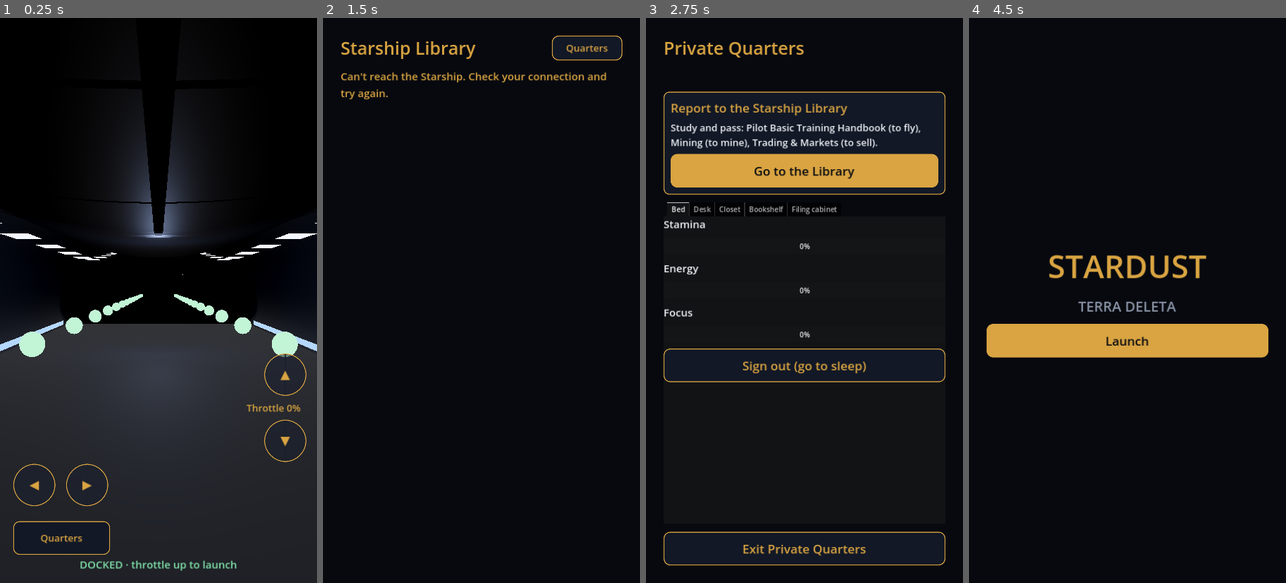
Above: before the commit, frames 1-4 (left to right).
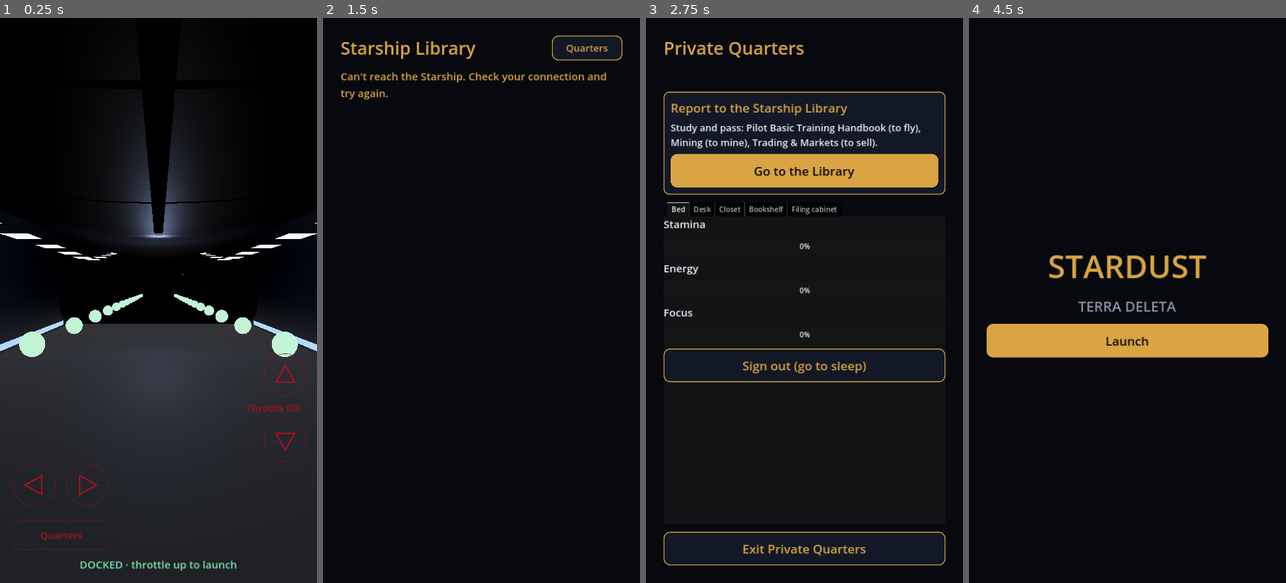
Above: after the commit, the same moments.

Repository: ProjectEvolutionEVE/stardust-server
Game: Godot game, scene res://scenes/bay.tscn
Same seed, same stepped clock (60 frames per second), same inputs: the game is played once before the commit and once after it. This scene is started directly instead of the project's main scene.
Inputs:
- Up to frame 1 (0.25 s): no input
- Up to frame 2 (1.5 s): click "Quarters" at 0.5 s; click "Go to the Library" at 1.25 s
- Up to frame 3 (2.75 s): click "Quarters" at 2 s
- Up to frame 4 (4.5 s): click "Go to the Library" at 2.75 s; click "Quarters" at 3.5 s; click "Sign out (go to sleep)" at 4.25 s

The runs differ from the first frame. In frame 1, 1.2% of the frame differs, in the area x 4-97%, y 59-95%; in frame 2, nothing differs; in frame 3, less than 0.1%; in frame 4, nothing differs.

Commit message:
Godot flight buttons: thin deep-red outlines, red text, outlined arrows, transparent inside; a tap glows 35% brighter for half a second (Eric 10-24)
Co-Authored-By: Claude Opus 5.5 <noreply@anthropic.com>

Diff:
--- a/godot/scripts/bay.gd
+++ b/godot/scripts/bay.gd
@@ -106,49 +106,86 @@
 	note.size = Vector2(640, 180)
 	note.horizontal_alignment = HORIZONTAL_ALIGNMENT_CENTER
 	root.add_child(note)
-	lib_btn = Ui.button("Go to the Starship Library")
-	lib_btn.position = Vector2(80, 330)
-	lib_btn.size = Vector2(560, 76)
+	lib_btn = _hud_button("Go to the Starship Library", Vector2(80, 330), Vector2(560, 76), 14, "")
 	lib_btn.visible = false
 	lib_btn.pressed.connect(func(): get_tree().change_scene_to_file("res://scenes/library.tscn"))
 	root.add_child(lib_btn)
-	var up := _round_button("▲", Vector2(600, 760))
+	var up := _hud_button("", Vector2(600, 760), Vector2(96, 96), 48, "up")
 	up.pressed.connect(func(): _set_throttle(throttle + 1))
 	root.add_child(up)
-	thr_label = Ui.label("Throttle 0%", 22, Ui.GOLD)
+	thr_label = Ui.label("Throttle 0%", 22, HUD_RED)
 	thr_label.autowrap_mode = TextServer.AUTOWRAP_OFF
 	thr_label.position = Vector2(560, 868)
 	root.add_child(thr_label)
-	var dn := _round_button("▼", Vector2(600, 910))
+	var dn := _hud_button("", Vector2(600, 910), Vector2(96, 96), 48, "down")
 	dn.pressed.connect(func(): _set_throttle(throttle - 1))
 	root.add_child(dn)
-	for p in [["◀", Vector2(30, 1010), -1], ["▶", Vector2(150, 1010), 1]]:
-		var b := _round_button(p[0], p[1])
+	for p in [["left", Vector2(30, 1010), -1], ["right", Vector2(150, 1010), 1]]:
+		var bt := _hud_button("", p[1], Vector2(96, 96), 48, p[0])
 		var dirn: int = p[2]
-		b.button_down.connect(func(): pivot = dirn)
-		b.button_up.connect(func(): pivot = 0)
-		root.add_child(b)
-	var q := Ui.button("Quarters", false)
-	q.position = Vector2(30, 1140)
-	q.size = Vector2(220, 64)
-	q.add_theme_font_size_override("font_size", 22)
+		bt.button_down.connect(func(): pivot = dirn)
+		bt.button_up.connect(func(): pivot = 0)
+		root.add_child(bt)
+	var q := _hud_button("Quarters", Vector2(30, 1140), Vector2(220, 64), 14, "")
 	q.pressed.connect(func(): get_tree().change_scene_to_file("res://scenes/quarters.tscn"))
 	root.add_child(q)
 
 
-func _round_button(text: String, at: Vector2) -> Button:
-	var b := Ui.button(text, false)
+## Flight buttons (Eric 10-24): nothing solid, so the pilot sees through them. A thin deep-red outline, red text, and
+## arrows drawn as red outlines; a tap lights the whole button 35% brighter for half a second.
+const HUD_RED := Color("a3121c")
+const HUD_LIT := Color(0.88, 0.16, 0.24)      # HUD_RED x 1.35
+
+
+class Glyph extends Control:
+	var shape := ""
+	var color := Color("a3121c")
+	func _draw() -> void:
+		var c := size / 2.0
+		var r := minf(size.x, size.y) * 0.22
+		var pts: PackedVector2Array
+		match shape:
+			"up": pts = [c + Vector2(0, -r), c + Vector2(r, r * 0.8), c + Vector2(-r, r * 0.8)]
+			"down": pts = [c + Vector2(0, r), c + Vector2(-r, -r * 0.8), c + Vector2(r, -r * 0.8)]
+			"left": pts = [c + Vector2(-r, 0), c + Vector2(r * 0.8, -r), c + Vector2(r * 0.8, r)]
+			"right": pts = [c + Vector2(r, 0), c + Vector2(-r * 0.8, r), c + Vector2(-r * 0.8, -r)]
+			_: return
+		pts.append(pts[0])
+		draw_polyline(pts, color, 2.0, true)
+
+
+func _hud_button(text: String, at: Vector2, sz: Vector2, radius: int, shape: String) -> Button:
+	var b := Button.new()
+	b.text = text
 	b.position = at
-	b.size = Vector2(96, 96)
-	b.custom_minimum_size = Vector2(96, 96)
+	b.size = sz
+	b.focus_mode = Control.FOCUS_NONE
+	b.add_theme_font_size_override("font_size", 22)
+	var g := Glyph.new()
+	g.shape = shape
+	g.set_anchors_preset(Control.PRESET_FULL_RECT)
+	g.mouse_filter = Control.MOUSE_FILTER_IGNORE
+	b.add_child(g)
+	_paint(b, g, HUD_RED, radius)
+	b.button_down.connect(func():
+		_paint(b, g, HUD_LIT, radius)
+		get_tree().create_timer(0.5).timeout.connect(func(): if is_instance_valid(b): _paint(b, g, HUD_RED, radius)))
+	return b
+
+
+func _paint(b: Button, g: Glyph, c: Color, radius: int) -> void:
 	var s := StyleBoxFlat.new()
-	s.bg_color = Color(0.1, 0.12, 0.18, 0.55)
-	s.border_color = Ui.GOLD
-	s.set_border_width_all(2)
-	s.set_corner_radius_all(48)
-	for st in ["normal", "hover", "pressed", "focus"]:
+	s.bg_color = Color(0, 0, 0, 0)          # transparent inside
+	s.border_color = c
+	s.set_border_width_all(1)
+	s.set_corner_radius_all(radius)
+	s.anti_aliasing = true
+	for st in ["normal", "hover", "pressed", "focus", "hover_pressed"]:
 		b.add_theme_stylebox_override(st, s)
-	return b
+	for fc in ["font_color", "font_hover_color", "font_pressed_color", "font_focus_color", "font_hover_pressed_color"]:
+		b.add_theme_color_override(fc, c)
+	g.color = c
+	g.queue_redraw()
 
 
 func _set_throttle(n: int) -> void:
